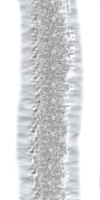
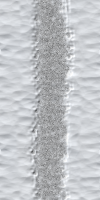
Comparing the layer stacks of the two 100 × 200 images. Changes:
added layer "Clipboard" above "BG Weiss" over (0, 0, 100, 200)
